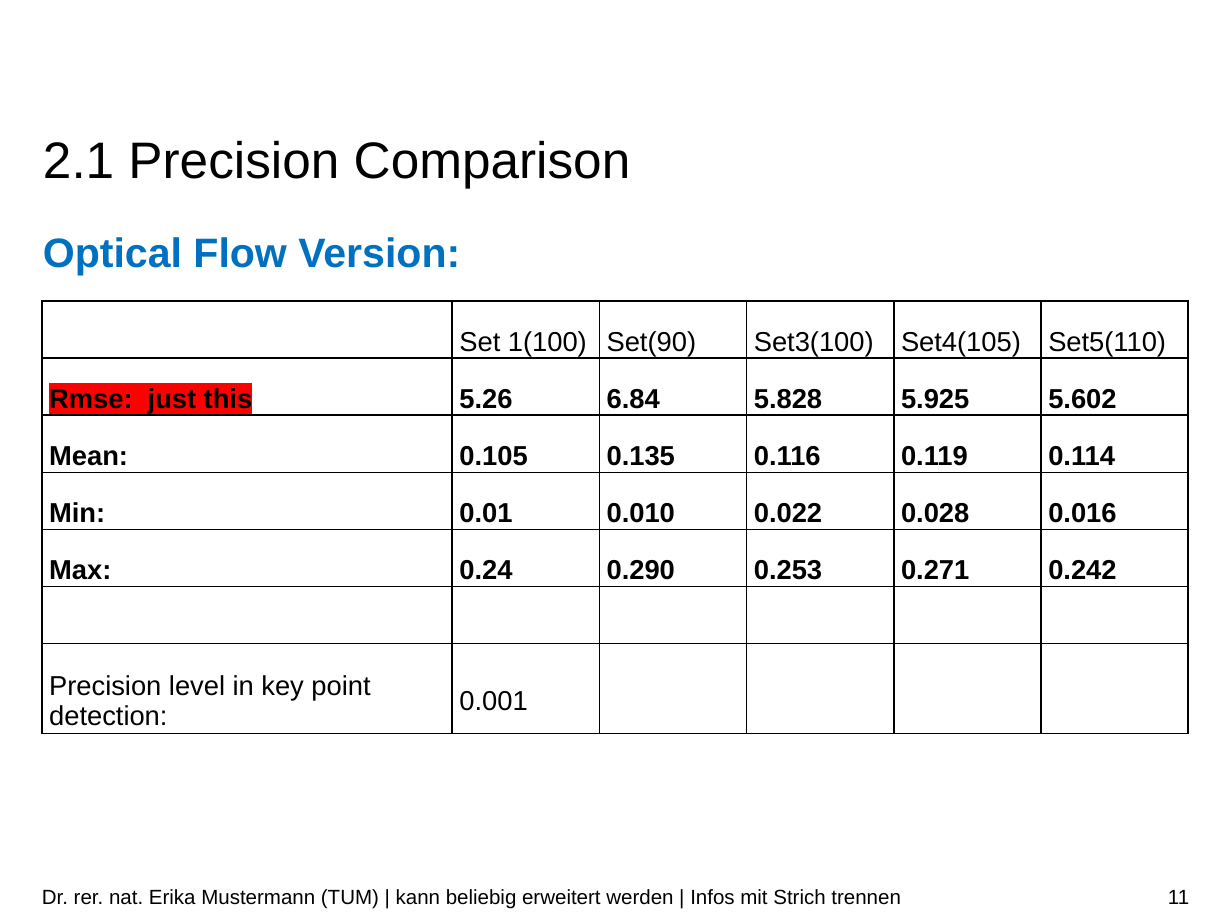
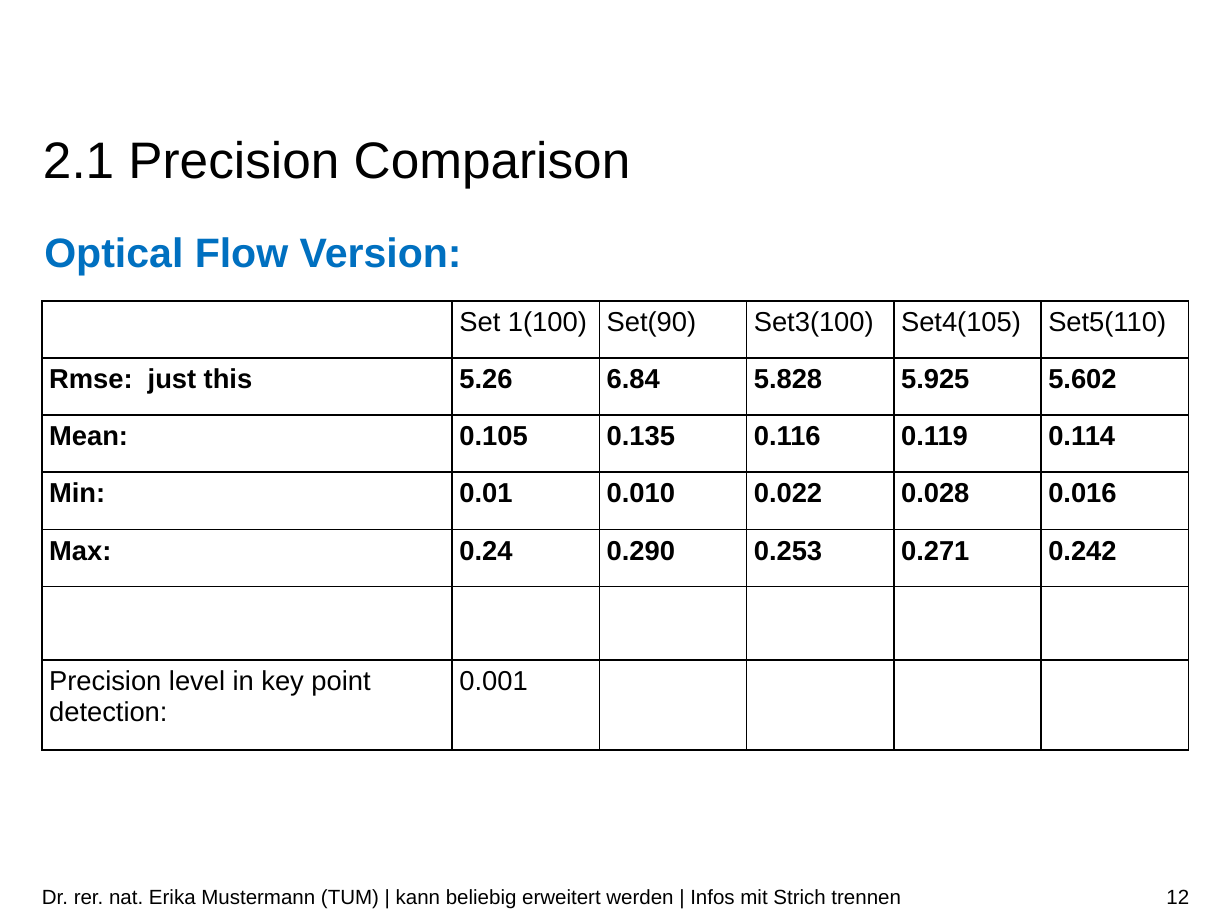
Before and after one commit to Tom-Huang/visual_navigation, a slide deck: slide 12 of Indirect Visual Odometry with Optical Flow.pptx (slide 11 before the commit). Drawn at 1232x924 pixels with LibreOffice and Linux fonts; fonts in the diff are those of the drawing; background and template pictures are left out. Boxes give left, top, right and bottom in pixels: in the first picture for what was removed or moved away, otherwise in the second. Text is boxed around its words. In the diff, an @@ line names an element or a change of style, - is before the commit and + after.

```diff
--- a/Indirect Visual Odometry with Optical Flow.pptx
+++ b/Indirect Visual Odometry with Optical Flow.pptx
@@ table at [42, 301, 1186, 726] @@
@@ highlight #FF0000 to none in "Rmse: just this" @@
@@ borders changed @@
@@ table: place and size @@
-table at [42, 301, 1191, 733]
+table at [42, 301, 1186, 726]
@@ page number at [1166, 889, 1189, 904]: text changed @@
-11
+12
```
Also in this commit, not shown: 19 other slides changed, 2 slides added, 1 slide removed, 2 other files.
